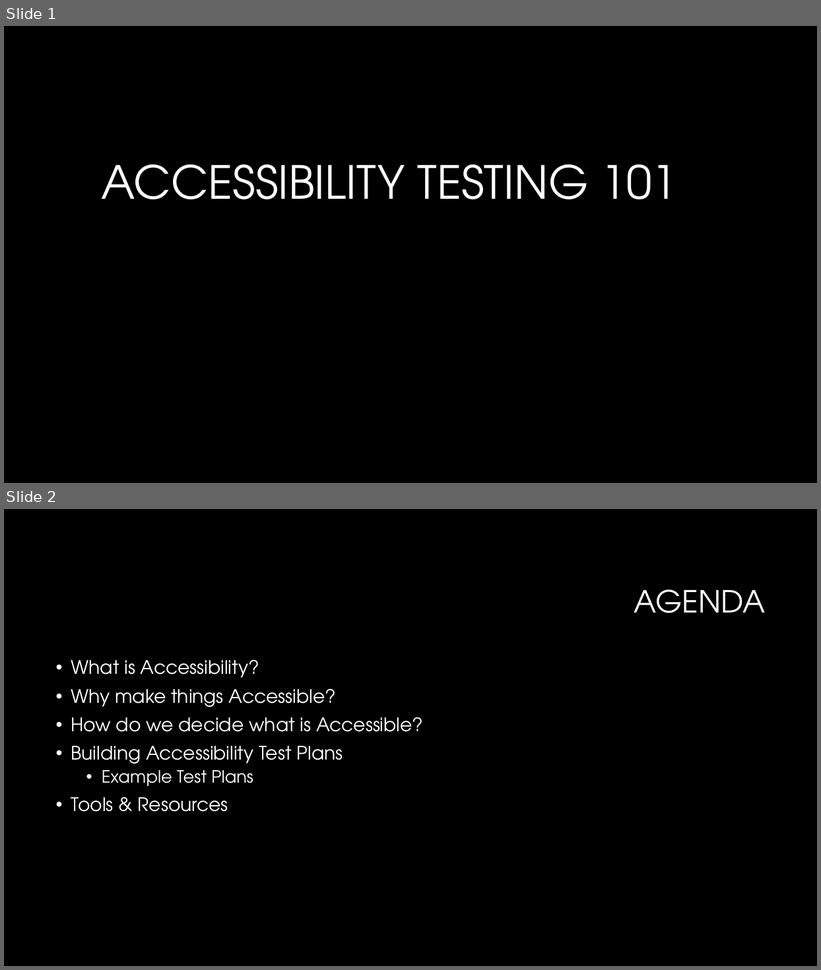
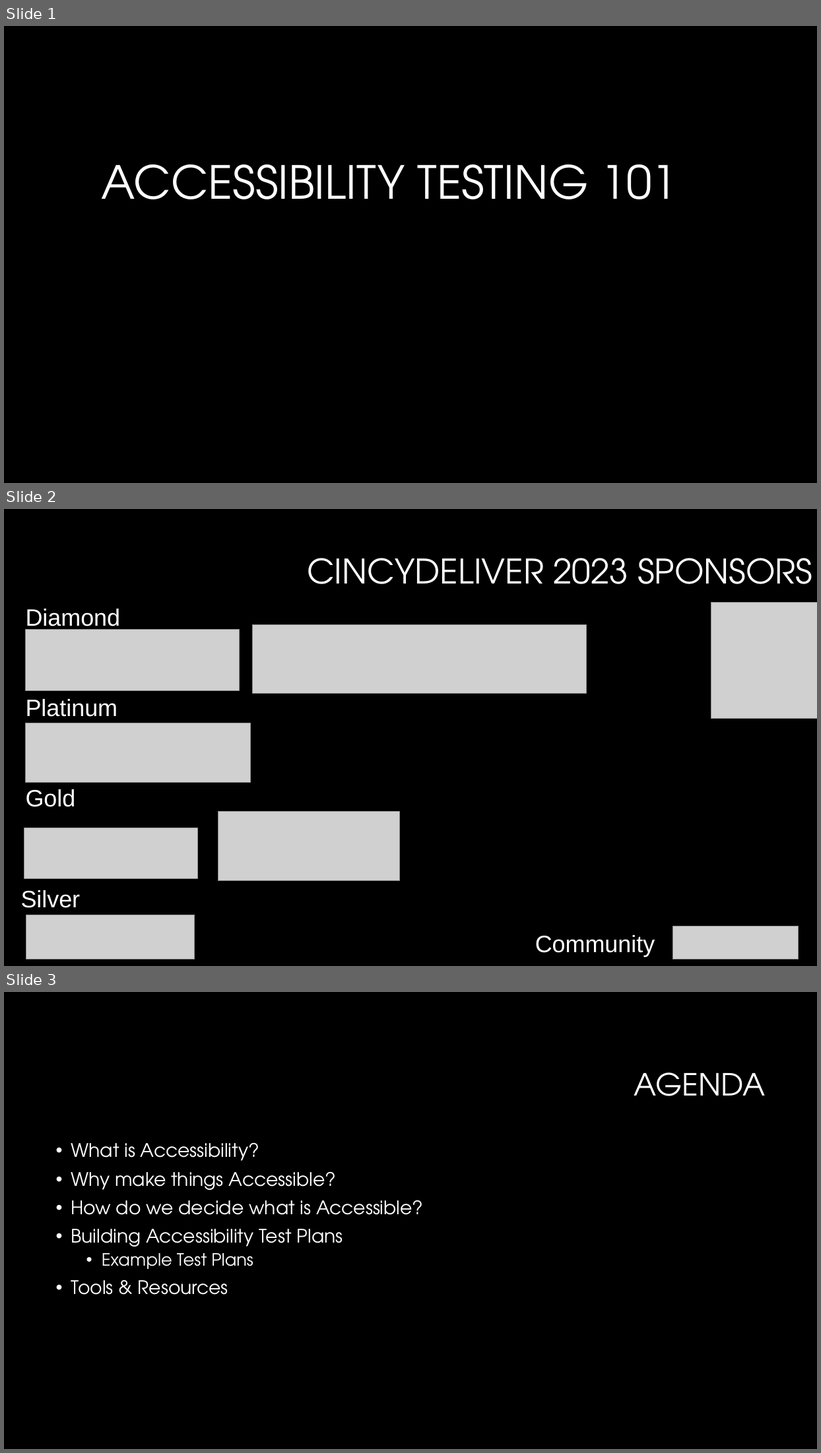
Before and after one commit to CorgiDev/A11y-Materials, a slide deck: Presenations/2023 Presentations/2023_Accessibility Testing.pptx. Shown one above the other, each under a label of ours: slides 1 and 2 before the commit, slides 1, 2 and 3 after it. The pictures are 821x970 and 821x1453 pixels, drawn with LibreOffice and Linux fonts; fonts in the diff are those of the drawing; grey boxes stand for pictures; background and template pictures are left out. Boxes give left, top, right and bottom in pixels: in the first picture for what was removed or moved away, otherwise in the second. Text is boxed around its words. In the diff, an @@ line names an element or a change of style, - is before the commit and + after.

```diff
--- a/Presenations/2023 Presentations/2023_Accessibility Testing.pptx
+++ b/Presenations/2023 Presentations/2023_Accessibility Testing.pptx
@@ slide 2 added at [4,509,817,966], background #000000 @@
@@ text added at [307,558,812,584], 40 pt, text #FFFFFF @@
+CINCYDELIVER 2023 SPONSORS
@@ picture added at [711,602,817,718] @@
@@ text added at [26,609,121,630], 28 pt, text #FFFFFF @@
+Diamond
@@ picture added at [253,625,587,694] @@
@@ picture added at [25,630,239,691] @@
@@ text added at [26,699,118,717], 28 pt, text #FFFFFF @@
+Platinum
@@ picture added at [25,723,250,783] @@
@@ text added at [26,789,76,807], 28 pt, text #FFFFFF @@
+Gold
@@ picture added at [218,812,400,882] @@
@@ picture added at [24,828,197,879] @@
@@ text added at [21,890,81,908], 28 pt, text #FFFFFF @@
+Silver
@@ picture added at [26,916,194,960] @@
@@ text added at [535,935,655,957], 28 pt, text #FFFFFF @@
+Community
@@ picture added at [673,926,799,960] @@
@@ what was slide 2 is now slide 3 @@
```
Also in this commit, not shown: 4 slides changed, 3 other files.
